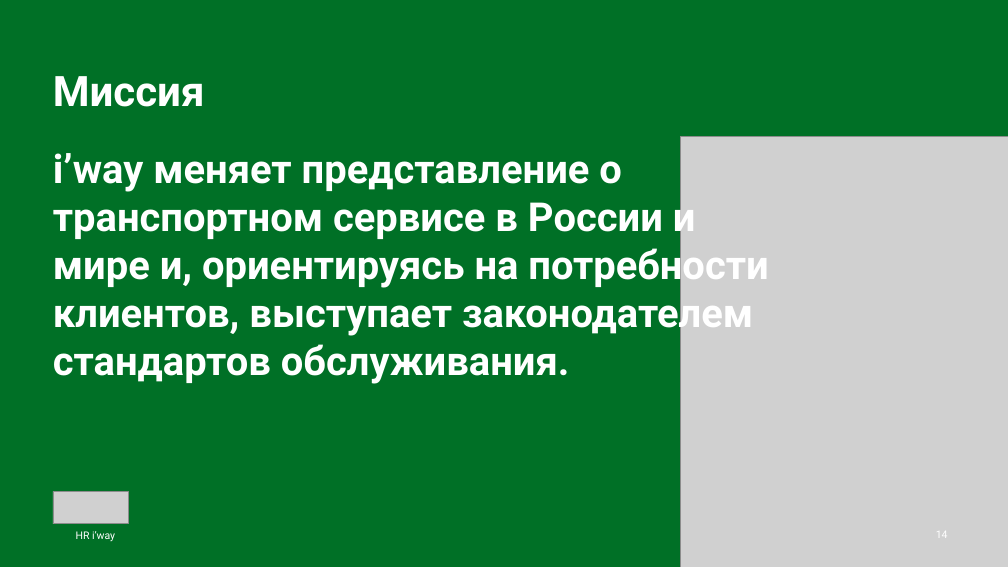
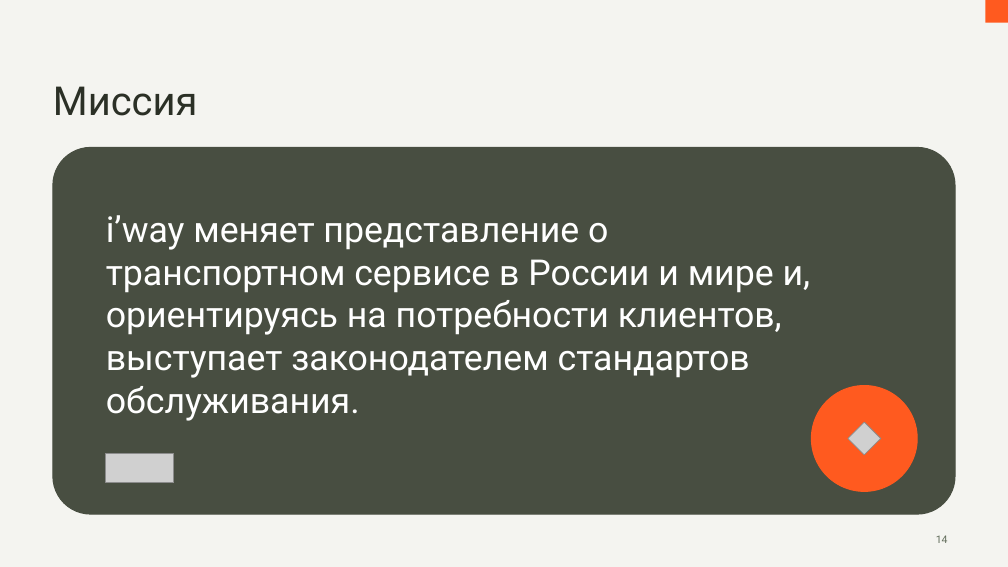
Before and after one commit to hriwayhr/HR-projects, a slide deck: slide 14 of presentations/HR-iway-onboarding-2026.pptx. Drawn at 1008x567 pixels with LibreOffice and Linux fonts; fonts in the diff are those of the drawing; grey boxes stand for pictures; background and template pictures are left out. Boxes give left, top, right and bottom in pixels: in the first picture for what was removed or moved away, otherwise in the second. Text is boxed around its words. In the diff, an @@ line names an element or a change of style, - is before the commit and + after.

```diff
--- a/presentations/HR-iway-onboarding-2026.pptx
+++ b/presentations/HR-iway-onboarding-2026.pptx
@@ background #007026 to #F4F4F0 @@
@@ rectangle added at <box>985,0,1008,23</box>, fill #FF5A1F @@
@@ title "Миссия": place and size @@
-title "Миссия" at <box>53,76,205,107</box>
+title "Миссия" at <box>53,86,198,116</box>
@@ title "Миссия" at <box>53,86,198,116</box>: size 40 to 38 pt, text colour #FFFFFF to #2B3026, bold off @@
@@ rounded rectangle added at <box>53,147,955,514</box>, fill #484E41, outline #484E41 1 pt @@
@@ picture removed at <box>681,136,1008,567</box> @@
@@ text "i’way меняет представление о транспортном ...": place and size @@
-text "i’way меняет представление о транспортном ..." at <box>53,153,768,384</box>
+text "i’way меняет представление о транспортном ..." at <box>106,215,811,421</box>
@@ text "i’way меняет представление о транспортном ..." at <box>106,215,811,421</box>: size 38 to 34 pt, bold off; vertical alignment top to middle @@
@@ ellipse added at <box>811,386,917,492</box>, fill #FF5A1F, outline #FF5A1F 1 pt @@
@@ ellipse added at <box>838,412,891,465</box>, fill #FF5A1F, outline #FF5A1F 1 pt @@
@@ picture added at <box>848,422,881,456</box> @@
@@ picture: place and size @@
-picture at <box>53,492,129,524</box>
+picture at <box>106,454,174,483</box>
@@ text removed at <box>76,531,115,541</box> @@
-HR i’way
@@ page number at <box>936,535,948,543</box>: text colour #FFFFFF to #626D5B @@
```
Also in this commit, not shown: 27 other slides changed, 4 other files.
